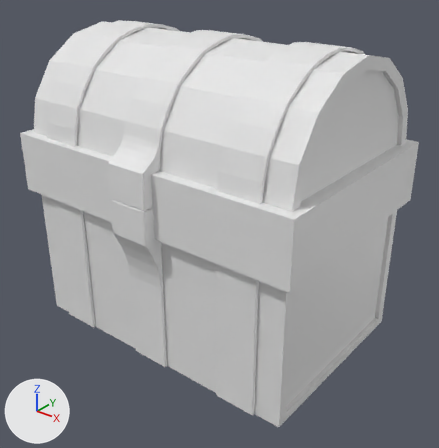
Two versions of the Blender file TreasureChest.blend_02a.blend, one commit apart.
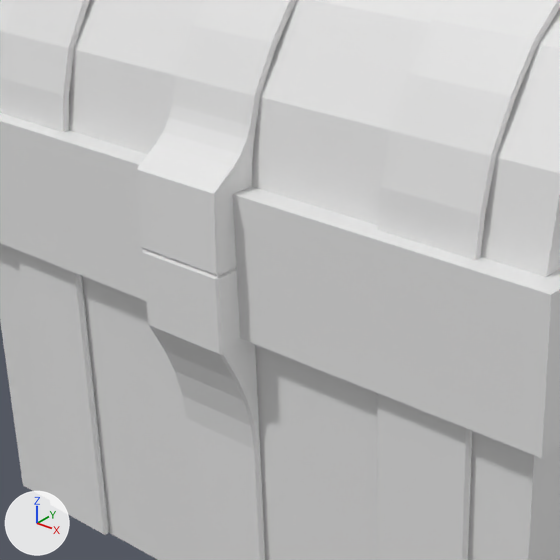
Each version is shown whole from a camera (50 mm lens) standing at (4.26, -5.25, 4.59) and looking at (0.16, -0.12, 1.41), then close up on the part from 11% to 68% of the width and 19% to 76% of the height. Lighting does not change. The marker at lower left points along +X, +Y and +Z.

Before the edit, the objects in view are built like this:
```python
me_cube_001 = bpy.data.meshes.new('Cube.001')
me_cube_001.from_pydata(...)  # 16 vertices, 16 faces; spans x -1.9..1.9, y -1.31..1.31, z -0.18..0.18
me_cube_004 = bpy.data.meshes.new('Cube.004')
me_cube_004.from_pydata(...)  # 74 vertices, 68 faces; spans x -1.5..0.25, y -1.43..-1.2, z 0.0..2.07
me_cylinder_001 = bpy.data.meshes.new('Cylinder.001')
me_cylinder_001.from_pydata(...)  # 590 vertices, 617 faces; spans x -1.03..0.24, y -1.2..1.03, z -6.0..6.0
ob_cube_002 = bpy.data.objects.new('Cube.002', me_cube_001)
ob_cube_002.location = (0.0, 0.0, 2.245)
ob_cube_003 = bpy.data.objects.new('Cube.003', me_cube_004)
ob_cube_003.location = (0.0, 0.0, 0.0)
_m = ob_cube_003.modifiers.new('Mirror', 'MIRROR')
_m.use_axis = (True, True, False)
ob_cylinder_001 = bpy.data.objects.new('Cylinder.001', me_cylinder_001)
ob_cylinder_001.location = (0.0, 0.0, 2.358)
ob_cylinder_001.rotation_euler = (0.0, 1.571, 0.0)  # degrees (0, 90, 0)
ob_cylinder_001.scale = (1.2, 1.2, 0.25)
# also in view: 'Cube' at (0.0, 0.0, 1.0); 'Cylinder' at (0.0, 0.0, 2.95); 'Cube.001' at (0.0, 0.0, 1.89)
```
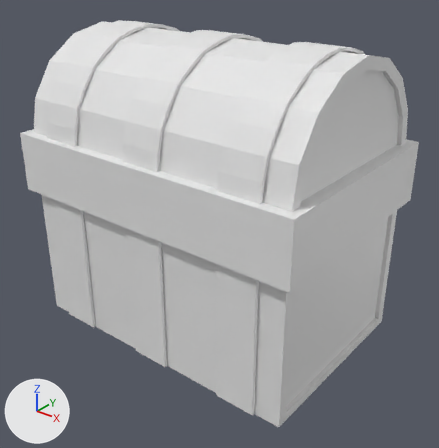
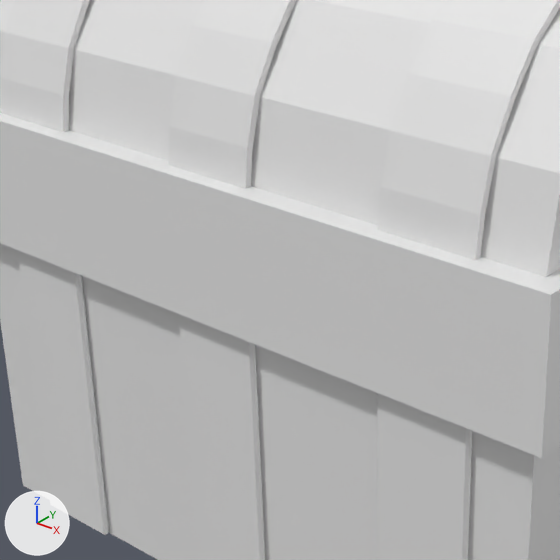
What changed in the scene script:
```text
Change me_cube_004:
    used by ob_cube_003; location = (0.0, 0.0, 0.0)
    remove me_cube_004.from_pydata(...)  # 74 vertices, 68 faces; spans x -1.5..0.25, y -1.43..-1.2, z 0.0..2.07
    add me_cube_004.from_pydata(...)  # 44 vertices, 43 faces; spans x -1.5..0.25, y -1.24..-1.2, z 0.0..2.0
    me_cube_004 part 1
    30 vertices are removed from x 0.0..0.25, y -1.43..-1.2, z 1.07..1.68
    30 faces are deleted
    3 vertices in x 0.0..0.25, y -1.21..-1.2, z 2.05 move by (0.0, 0.0, -0.06)
    3 vertices in x 0.0..0.25, y -1.43..-1.42, z 2.05 move by (0.0, 0.19, -0.06)
    4 vertices move from x 0.0..0.24, y -1.42..-1.21, z 2.07 to x 0.0..0.24, y -1.23..-1.21, z 2.0
    5 new faces join them
Change me_cylinder_001:
    used by ob_cylinder_001; location = (0.0, 0.0, 2.358); rotation_euler = (0.0, 1.571, 0.0), in degrees (0, 90, 0); scale = (1.2, 1.2, 0.25)
    remove me_cylinder_001.from_pydata(...)  # 590 vertices, 617 faces; spans x -1.03..0.24, y -1.2..1.03, z -6.0..6.0
    add me_cylinder_001.from_pydata(...)  # 324 vertices, 315 faces; spans x -1.03..0.0, y -1.03..1.03, z -6.0..1.0
    me_cylinder_001 part 2
    125 vertices are removed from x -1.03..0.24, y -1.2..1.03, z -1.0..1.0
    154 faces are deleted
    3 vertices in x -0.24..-0.23, y -1.0..-0.98, z 0.99..1.0 move by (0.22, -0.03, 0.0)
    7 vertices move from x -0.29..-0.17, y -1.03..-0.95, z 0.99..1.0 to x -0.21..0.0, y -1.02..-0.98, z 0.99..1.0
    45 new vertices lie (0.0, 0.0, -0.99) away from vertices in x -1.03..0.0, y -1.03..1.03, z 0.99..1.0
    47 new faces join them
Change ob_cylinder_001:
    add _m = ob_cylinder_001.modifiers.new('Mirror', 'MIRROR')
    add _m.use_axis = (False, False, True)
```

Boxes (x1, y1, x2, y2) around the edits, measured in the close-ups (560 x 560 px):
'Cylinder.001', reshaped, modifiers changed
    before: (1, 0, 560, 276)
    after: (1, 0, 560, 260)
'Cube.003', reshaped
    before: (18, 249, 472, 560)
    after: (18, 250, 472, 560)
part 1 of me_cube_004, cut back
    before: (142, 249, 265, 560)
    after: (179, 314, 265, 560)
part 2 of me_cylinder_001, cut back
    before: (136, 0, 290, 276)
    after: (168, 0, 290, 189)
